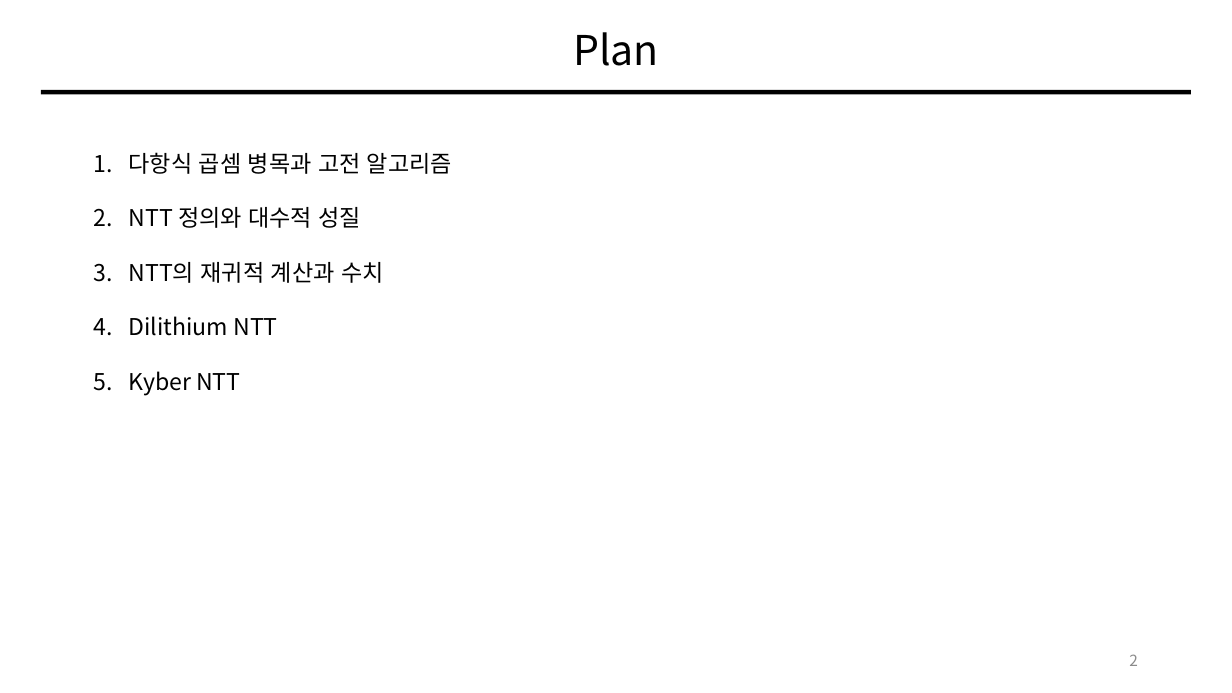
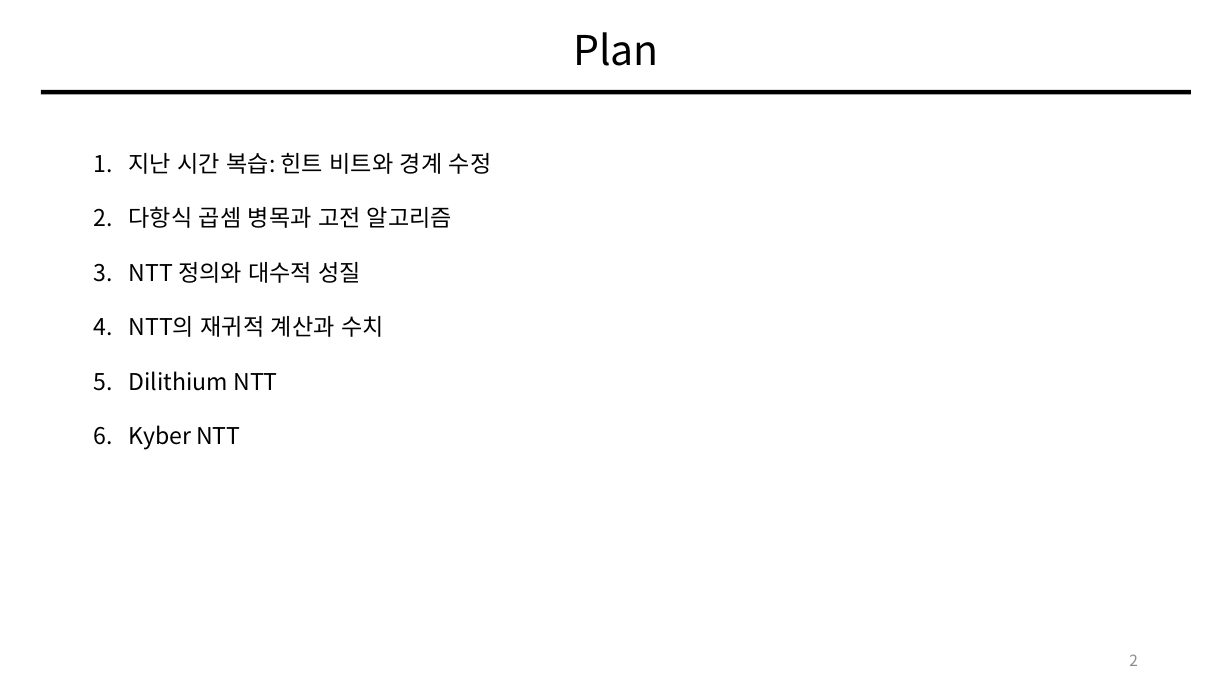
Before and after one commit to giyuubin/PQC, a slide deck: slide 2 of presentation/0828_13_Number-Theoretic-Transform.pptx. Drawn at 1232x693 pixels with LibreOffice and Linux fonts; fonts in the diff are those of the drawing. Boxes give left, top, right and bottom in pixels: in the first picture for what was removed or moved away, otherwise in the second. Text is boxed around its words. In the diff, an @@ line names an element or a change of style, - is before the commit and + after.

Commit message:
add: HintBit 경계 수정 추가

```diff
--- a/presentation/0828_13_Number-Theoretic-Transform.pptx
+++ b/presentation/0828_13_Number-Theoretic-Transform.pptx
@@ text at box(129, 153, 492, 174): paragraph added @@
+1. 지난 시간 복습: 힌트 비트와 경계 수정
```
Also in this commit, not shown: 3 slides added.
